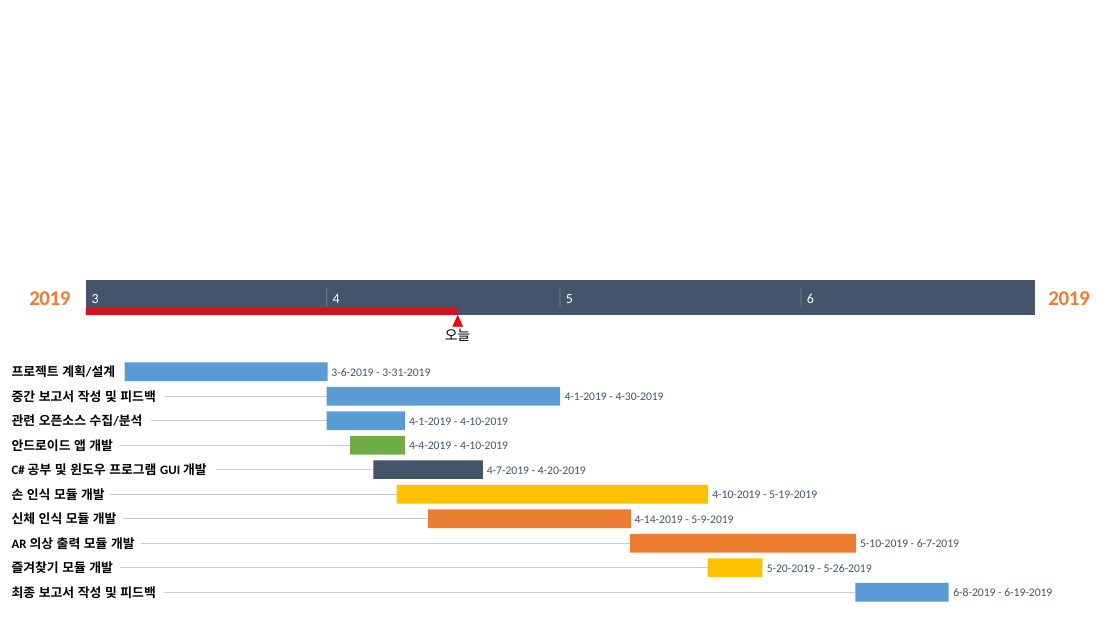
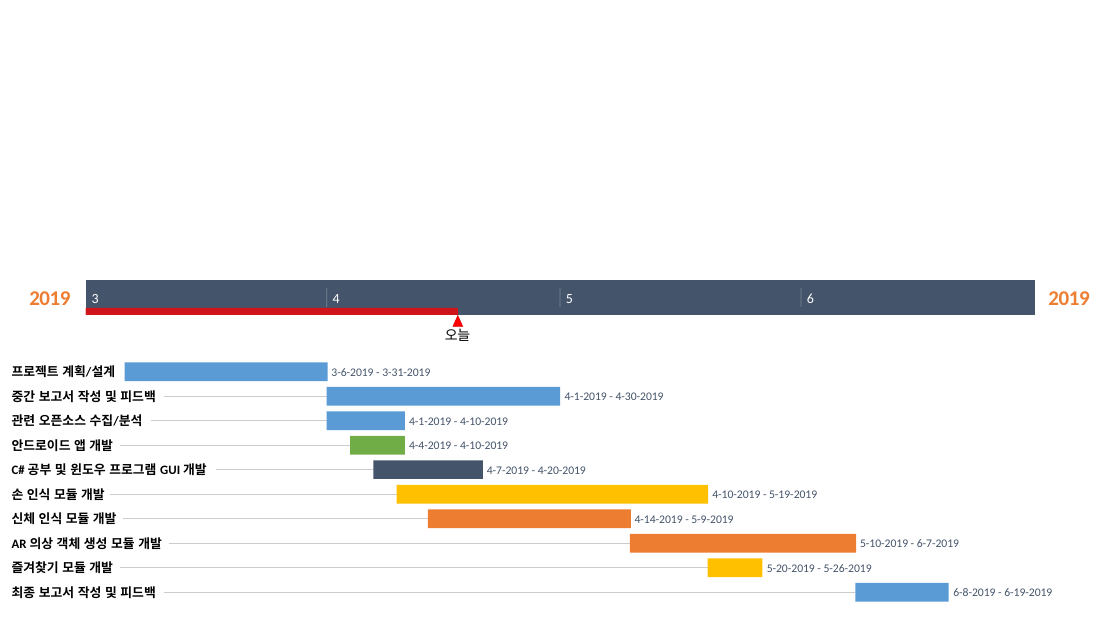
Before and after one commit to shb0328/report, a slide deck: slide 2 of ppt/ganttppt.pptx. Drawn at 1120x630 pixels with LibreOffice and Linux fonts; fonts in the diff are those of the drawing. Boxes give left, top, right and bottom in pixels: in the first picture for what was removed or moved away, otherwise in the second. Text is boxed around its words. In the diff, an @@ line names an element or a change of style, - is before the commit and + after.

```diff
--- a/ppt/ganttppt.pptx
+++ b/ppt/ganttppt.pptx
@@ text at <box>12,537,162,549</box>: text changed @@
-AR 의상 출력 모듈 개발
+AR 의상 객체 생성 모듈 개발
@@ line moved from (141, 544) - (630, 544) to (170, 544) - (630, 544) @@
```
Also in this commit, not shown: 1 other file.
